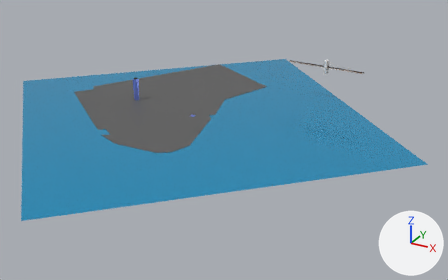
A saved change to the Blender file Lower Manhattan.blend.
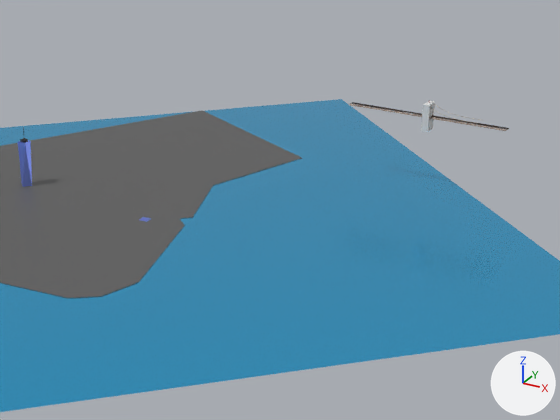
The first picture shows the older version from a 50 mm lens placed at (133.4, -214.2, 98.9), pointed at (15.7, -0.3, -8.1). The close-ups show both versions on the part from 28% to 87% of the width and 4% to 75% of the height of that picture; other places that the commit changed are outside them. Lighting does not change. The marker at lower right points along +X, +Y and +Z.

The first close-up shows 'Bridge', 'Cube', 'Cube.002', 'Cube.003', 'Island', 'Water'.
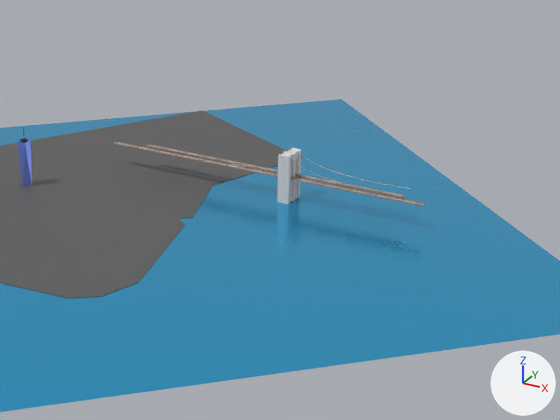
What differs and where, as boxes [x1, y1, x2, y2] in the close-ups (560 x 420 px):
'Bridge', moved, rescaled (67% wider, 78% taller): before [421, 101, 435, 132]; after [277, 148, 301, 204]
'Cube.003', moved, rescaled (97% wider, 136% taller): before [348, 104, 506, 131]; after [113, 141, 426, 206]
'Cube.001', moved, rescaled (not visible before): after [145, 144, 406, 198]
'Cube.002', deleted: before [351, 102, 509, 130]
'BézierCurve.002', moved, rescaled: before [433, 109, 476, 123]; after [291, 159, 394, 194]

The change in detail:
Object 'Cube.003' (ob_cube_003) moves from (43.2, 44.2, 16.4) to (14.0, 24.2, 5.2).
Object 'Cube.003' (ob_cube_003) is rescaled from (18.0, 0.428, 0.0482) to (38.0, 0.753, 0.0848).
Object 'Cube.002' (ob_cube_002) is deleted.
Object 'Cube.001' (ob_cube_001) moves from (43.3, 45.5, 16.4) to (15.1, 26.3, 5.2).
Object 'Cube.001' (ob_cube_001) is rescaled from (18.0, 0.428, 0.0482) to (31.6, 0.753, 0.0848).
Object 'Bridge' (ob_bridge) moves from (43.3, 44.8, 13.3) to (20.3, 24.9, -0.1).
Object 'Bridge' (ob_bridge) is rescaled from (0.795, 0.167, 0.795) to (1.4, 0.293, 1.4).
Object 'BézierCurve.002' (ob_béziercurve_002) moves from (47.4, 43.7, 17.4) to (27.4, 23.0, 7.1).
Object 'BézierCurve.002' (ob_béziercurve_002) is rescaled from (1.0, 1.0, 1.0) to (1.76, 1.76, 1.76).
